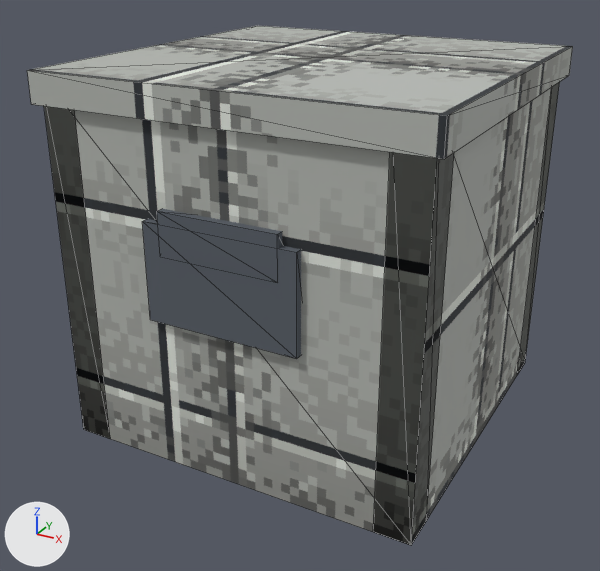
Before and after pictures for a commit that changed the glTF model assets/models/batch043/physics/phys_generic.glb.
The view is the same before and after, from a 50 mm lens placed at (0.628, -1.22, 0.826), pointed at (-0.018, -0.047, 0.239). The lights are fixed; the arrows at lower left show +X, +Y and +Z. The first picture is the older version. Mesh edges are drawn as thin lines. Vertices at exactly the same position are counted once.

Names of what the first picture shows: 'grip_hand_0', 'lightened_panel_0', 'phys_generic'.
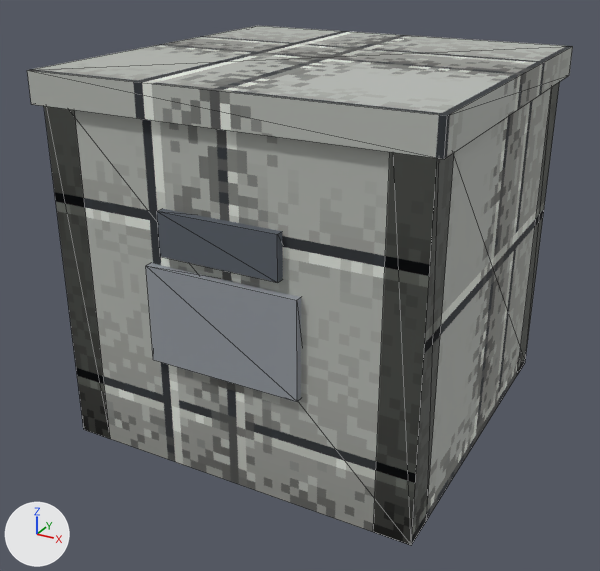
Diff of the bpy script that builds the scene:
```diff
--- a/assets/models/batch043/physics/phys_generic.glb.py
+++ b/assets/models/batch043/physics/phys_generic.glb.py
@@ mat_phys_generic_lightened @@
+mat_phys_generic_lightened = principled_material('phys_generic_lightened')
+mat_phys_generic_lightened.base_color = (0.29, 0.314, 0.345)  # grey #93989f
+mat_phys_generic_lightened.roughness = 0.95
@@ me_lightened_panel_0 @@
 # used by ob_lightened_panel_0; location = (0.0, 0.0, 0.0)
-me_lightened_panel_0.from_pydata(...)  # 8 vertices, 12 faces; spans x -0.129..0.129, y -0.322..-0.292, z 0.264..0.424
-me_lightened_panel_0.materials.append(mat_phys_generic_grip)  # dark grey #585f67
+me_lightened_panel_0.from_pydata(...)  # 8 vertices, 12 faces; spans x -0.129..0.129, y -0.322..-0.292, z 0.194..0.354
+# me_lightened_panel_0 part 1: the whole mesh is moved by (0.0, 0.0, -0.07)
+me_lightened_panel_0.materials.append(mat_phys_generic_lightened)  # grey #93989f
```

Changed parts and their boxes (x1, y1, x2, y2) in the pictures (600 x 571 px):
'lightened_panel_0', recoloured, moved (dark grey to grey)
    before: (142, 219, 301, 359)
    after: (146, 263, 301, 402)
